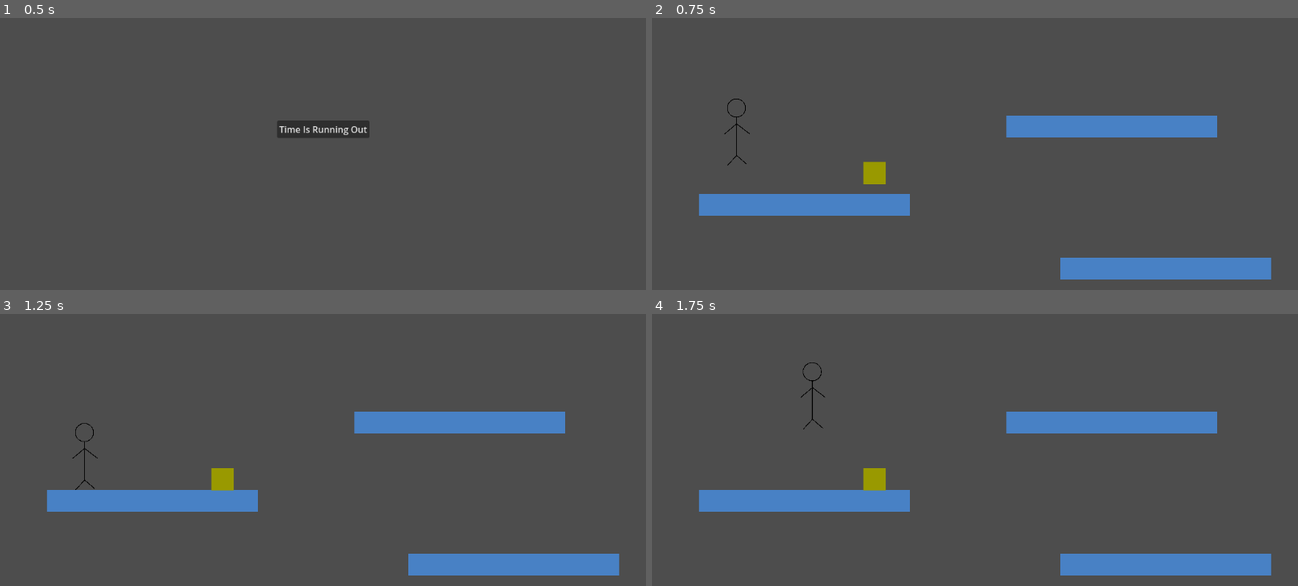
Above: before the commit, frames 1-4 (two rows, left to right).
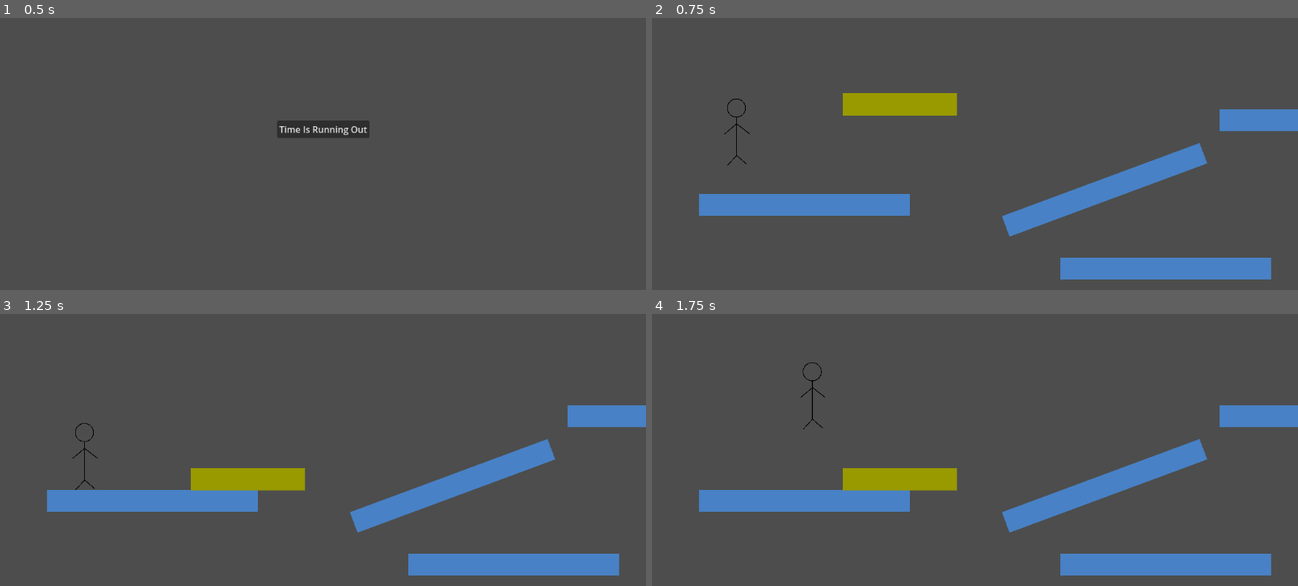
Above: after the commit, the same moments.

Repository: JuvenalSantiso/GameJam_TIRO
Game: Godot game, scene res://ui/main_menu.tscn
The game is run twice, just before and just after one commit, with the same random seed, the same clock (stepped at 60 frames per second) and the same inputs.
Inputs:
- Up to frame 1 (0.5 s): no input
- Up to frame 2 (0.75 s): click "Time Is Running Out" at 0.5 s
- Up to frame 3 (1.25 s): no input
- Up to frame 4 (1.75 s): hold D (right) from 1.28 s (still down); tap K (push, bound only after the commit) at 1.35 s; tap Space (jump) at 1.52 s

Frame 1 is identical in both runs. In frame 2, 8.0% of the frame differs, in the area x 29-100%, y 27-81%; in frame 3, 7.4%; in frame 4, 7.4%.

Commit message:
Adding some refactors and trying to push the box

Diff:
--- a/globals/GameManager.gd
+++ b/globals/GameManager.gd
@@ -4,13 +4,20 @@
 
 var current_spawner: Marker2D
 
-func spawn_player(marker_spawn: Marker2D):
+func init_game_manager(marker_spawn, death_signal):
 	current_spawner = marker_spawn
+	death_signal.connect(next_generation)
+	spawn_player()
+
+
+func next_generation():
+	for pl in get_tree().get_nodes_in_group("players"):
+		pl.reset_player()
+	for bx in get_tree().get_nodes_in_group("boxes"):
+		bx.reset_box()
+
+	spawn_player()
+
+func spawn_player():
 	var player = player_scene.instantiate()
-	player.s_death.connect(spawn_player_and_set_active)
-	marker_spawn.add_child(player)
-
-func spawn_player_and_set_active():
-	var p = player_scene.instantiate()
-	p.s_death.connect(spawn_player_and_set_active)
-	current_spawner.add_child(p)
+	current_spawner.add_child(player)
--- a/items/box.gd
+++ b/items/box.gd
@@ -1 +1,25 @@
 extends RigidBody2D
+
+const STRONG = 50
+
+var initial_position: Vector2
+var initial_rotation
+
+var force: Vector2 = Vector2.ZERO
+
+func do_push(direction):
+	force += Vector2(direction*STRONG,0)
+
+func _ready():
+	initial_position = position
+	initial_rotation = rotation
+
+func reset_box():
+	force = Vector2.ZERO
+	global_transform.origin = initial_position
+	global_rotation = initial_rotation
+	linear_velocity = Vector2(0, 0)
+	angular_velocity = 0.0
+
+func _integrate_forces(state):
+	apply_central_force(force)
--- a/items/box.tscn
+++ b/items/box.tscn
@@ -3,9 +3,9 @@
 [ext_resource type="Script" path="res://items/box.gd" id="1_bagee"]
 
 [sub_resource type="RectangleShape2D" id="RectangleShape2D_5838n"]
-size = Vector2(40, 40)
+size = Vector2(203, 40)
 
-[node name="Box" type="RigidBody2D" groups=["Boxes"]]
+[node name="Box" type="RigidBody2D" groups=["boxes"]]
 collision_layer = 4
 collision_mask = 3
 script = ExtResource("1_bagee")
@@ -18,7 +18,7 @@
 anchor_bottom = 0.5
 offset_left = -20.0
 offset_top = -20.0
-offset_right = 20.0
+offset_right = 184.0
 offset_bottom = 20.0
 grow_horizontal = 2
 grow_vertical = 2
@@ -26,4 +26,5 @@
 color = Color(0.600101, 0.598654, 0, 1)
 
 [node name="CollisionShape2D" type="CollisionShape2D" parent="."]
+position = Vector2(81.5, 0)
 shape = SubResource("RectangleShape2D_5838n")
--- a/levels/level_0.tscn
+++ b/levels/level_0.tscn
@@ -9,8 +9,25 @@
 [node name="Level0" type="Node2D"]
 script = ExtResource("1_0100v")
 
+[node name="StaticBody2D4" type="StaticBody2D" parent="."]
+position = Vector2(629, 423)
+collision_layer = 2
+
+[node name="ColorRect" type="ColorRect" parent="StaticBody2D4"]
+offset_left = -5.0
+offset_top = 57.0
+offset_right = 371.0
+offset_bottom = 96.0
+rotation = -0.355724
+color = Color(0.282353, 0.505882, 0.772549, 1)
+
+[node name="CollisionShape2D" type="CollisionShape2D" parent="StaticBody2D4"]
+position = Vector2(177, 11)
+rotation = -0.359538
+shape = SubResource("RectangleShape2D_ujqcn")
+
 [node name="StaticBody2D2" type="StaticBody2D" parent="."]
-position = Vector2(632, 300)
+position = Vector2(1012, 289)
 collision_layer = 2
 
 [node name="ColorRect2" type="ColorRect" parent="StaticBody2D2"]
@@ -52,4 +69,8 @@
 position = Vector2(151, 317)
 
 [node name="Box" parent="." instance=ExtResource("2_elrd8")]
-position = Vector2(397, 391)
+position = Vector2(360, 268)
+
+[node name="DeathTimer" type="Timer" parent="."]
+wait_time = 5.0
+autostart = true
--- a/levels/scripts/level_0.gd
+++ b/levels/scripts/level_0.gd
@@ -1,4 +1,4 @@
 extends Node2D
 
 func _ready():
-	GameManager.spawn_player($Spawn)
+	GameManager.init_game_manager($Spawn, $DeathTimer.timeout)
--- a/player/player.tscn
+++ b/player/player.tscn
@@ -11,7 +11,7 @@
 [sub_resource type="RectangleShape2D" id="RectangleShape2D_td0r5"]
 size = Vector2(62.75, 55)
 
-[node name="Player" type="CharacterBody2D"]
+[node name="Player" type="CharacterBody2D" groups=["players"]]
 collision_mask = 6
 script = ExtResource("1_o0jok")
 
@@ -32,9 +32,13 @@
 script = ExtResource("3_58v1o")
 
 [node name="ActionArea" type="Area2D" parent="."]
+collision_layer = 8
+collision_mask = 4
 
 [node name="CollisionShape2D" type="CollisionShape2D" parent="ActionArea"]
 position = Vector2(33, 27)
 shape = SubResource("RectangleShape2D_td0r5")
 
 [connection signal="timeout" from="DeathTimer" to="." method="_on_death_timer_timeout"]
+[connection signal="body_entered" from="ActionArea" to="." method="_on_action_area_body_entered"]
+[connection signal="body_exited" from="ActionArea" to="." method="_on_action_area_body_exited"]
--- a/player/scripts/Actions.gd
+++ b/player/scripts/Actions.gd
@@ -7,7 +7,7 @@
 class Action:
 	var move: float = 0
 	var jump: bool = false
-
+	var push: bool = false
 
 func init_capture_input():
 	return Action.new()
--- a/player/scripts/player.gd
+++ b/player/scripts/player.gd
@@ -1,10 +1,8 @@
 extends CharacterBody2D
 
-signal s_death
-
-@onready var death_timer: Timer = $DeathTimer
 @onready var buffer_actions: Actions = $Actions
 @onready var action_area: CollisionShape2D = $ActionArea/CollisionShape2D
+
 
 const SPEED = 300.0
 const JUMP_VELOCITY = -600.0
@@ -14,6 +12,7 @@
 
 var initial_position: Vector2
 var is_death = false
+var object_in_range: Node2D
 
 func vision_direction(direction):
 	if direction < 0:
@@ -22,6 +21,7 @@
 		action_area.position.x = abs(action_area.position.x)
 
 func reset_player():
+	is_death = true
 	position = initial_position
 	set_velocity(Vector2(0,0))
 
@@ -50,14 +50,20 @@
 	var direction = Input.get_axis("left", "right")
 	action.move = direction
 
-	buffer_actions.capture_input(action)
-
 	if direction:
 		velocity.x = direction * SPEED
 	else:
 		velocity.x = move_toward(velocity.x, 0, SPEED)
 
 	vision_direction(direction)
+
+	if Input.is_action_just_pressed("push") and object_in_range != null:
+		action.push = true
+		if object_in_range.has_method("do_push"):
+			object_in_range.do_push(direction)
+
+
+	buffer_actions.capture_input(action)
 
 func read_from_buffer(delta) -> void:
 	var actionframe = buffer_actions.pop_buffer_action()
@@ -72,8 +78,16 @@
 			velocity.x = move_toward(velocity.x, 0, SPEED)
 		vision_direction(direction)
 
-func _on_death_timer_timeout():
-	if not is_death:
-		s_death.emit()
-	reset_player()
-	is_death = true
+		if actionframe.push and object_in_range != null:
+			if object_in_range.has_method("do_push"):
+				object_in_range.do_push(direction)
+
+
+
+func _on_action_area_body_entered(body):
+	print(body)
+	object_in_range = body
+
+func _on_action_area_body_exited(body):
+	print("out")
+	object_in_range = null
--- a/project.godot
+++ b/project.godot
@@ -36,9 +36,15 @@
 "events": [Object(InputEventKey,"resource_local_to_scene":false,"resource_name":"","device":-1,"window_id":0,"alt_pressed":false,"shift_pressed":false,"ctrl_pressed":false,"meta_pressed":false,"pressed":false,"keycode":0,"physical_keycode":32,"key_label":0,"unicode":32,"echo":false,"script":null)
 ]
 }
+push={
+"deadzone": 0.5,
+"events": [Object(InputEventKey,"resource_local_to_scene":false,"resource_name":"","device":-1,"window_id":0,"alt_pressed":false,"shift_pressed":false,"ctrl_pressed":false,"meta_pressed":false,"pressed":false,"keycode":0,"physical_keycode":75,"key_label":0,"unicode":107,"echo":false,"script":null)
+]
+}
 
 [layer_names]
 
 2d_physics/layer_1="player"
 2d_physics/layer_2="walls"
 2d_physics/layer_3="items"
+2d_physics/layer_4="areas"
